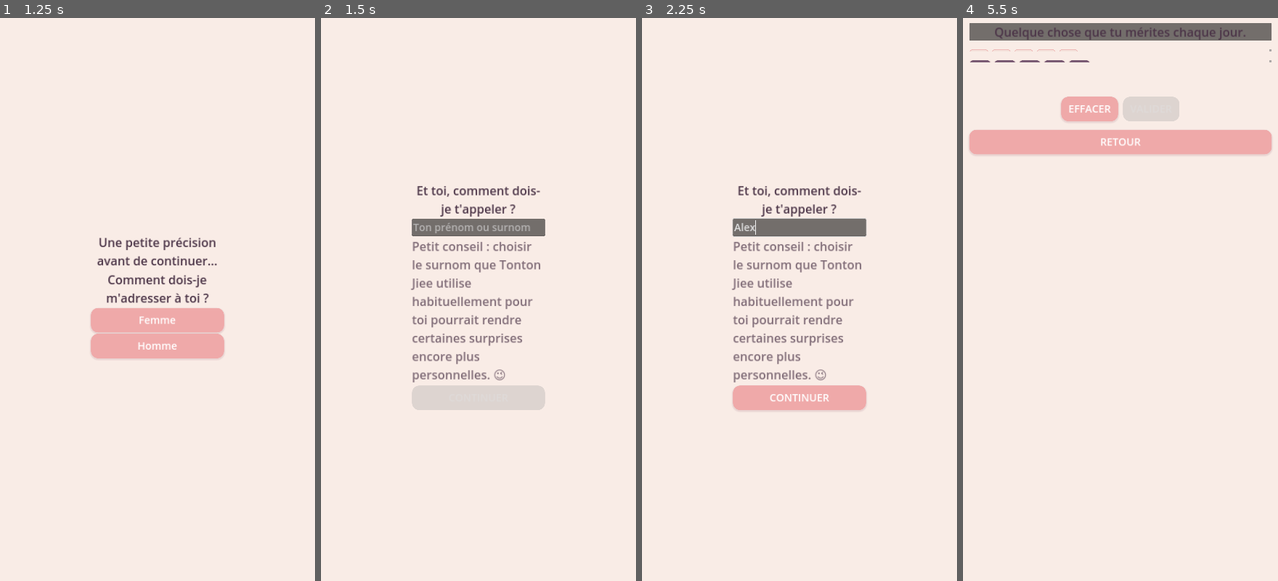
Above: before the commit, frames 1-4 (left to right).
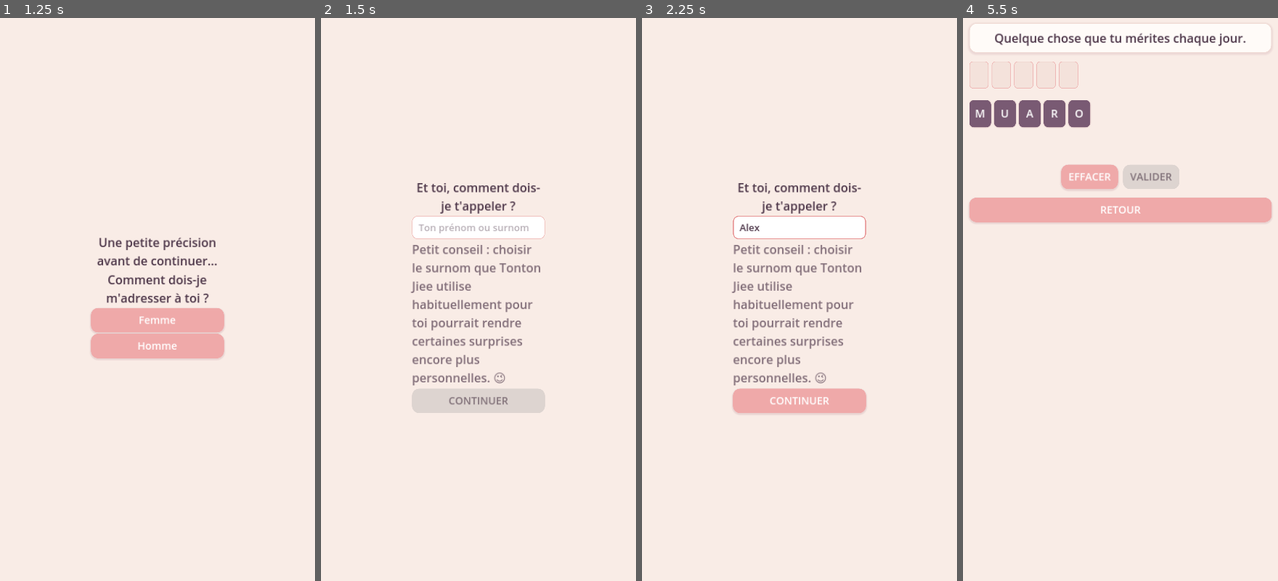
Above: after the commit, the same moments.

Repository: miaex/My-Game
Game: Godot game, scene res://scenes/onboarding/Onboarding.tscn
The game is run twice, just before and just after one commit, with the same random seed, the same clock (stepped at 60 frames per second) and the same inputs.
Inputs (mouse positions are in pixels of both pictures, inside the frame that each line leads up to):
- Up to frame 1 (1.25 s): click "🇫🇷 Français" at 0.5 s
- Up to frame 2 (1.5 s): click "Femme" at 1.25 s
- Up to frame 3 (2.25 s): click (799, 226) at 2.02 s; type "Alex" at 2.1 s
- Up to frame 4 (5.5 s): click "CONTINUER" at 2.75 s; click "COMMENCER" at 3.5 s; click "✨ CONTINUER" at 4.25 s; click "🌹 Relations" at 5 s

Frame 1 is identical in both runs. In frame 2, 5.4% of the frame differs, in the area x 28-72%, y 29-71%; in frame 3, 5.6%; in frame 4, 16%, in the area x 1-99%, y 0-37%.

Commit message:
Fix hint card and text field styling, fix anagram tile sizing bug

Diff:
--- a/assets/theme/default_theme.tres
+++ b/assets/theme/default_theme.tres
@@ -55,80 +55,60 @@
 
 [sub_resource type="StyleBoxFlat" id="CardPanel"]
 bg_color = Color(1, 0.984, 0.973, 1)
-corner_radius_top_left = 28
-corner_radius_top_right = 28
-corner_radius_bottom_right = 28
-corner_radius_bottom_left = 28
-content_margin_left = 20
-content_margin_right = 20
+corner_radius_top_left = 24
+corner_radius_top_right = 24
+corner_radius_bottom_right = 24
+corner_radius_bottom_left = 24
+content_margin_left = 24
+content_margin_right = 24
 content_margin_top = 20
 content_margin_bottom = 20
 shadow_color = Color(0.545, 0.271, 0.361, 0.12)
-shadow_size = 10
-shadow_offset = Vector2(0, 4)
+shadow_size = 8
+shadow_offset = Vector2(0, 3)
 border_width_left = 2
 border_width_top = 2
 border_width_right = 2
 border_width_bottom = 2
 border_color = Color(0.941, 0.859, 0.831, 1)
 
-[sub_resource type="StyleBoxFlat" id="LetterTileNormal"]
-bg_color = Color(0.475, 0.353, 0.451, 1)
-corner_radius_top_left = 16
-corner_radius_top_right = 16
-corner_radius_bottom_right = 16
-corner_radius_bottom_left = 16
-content_margin_left = 18
-content_margin_right = 18
-content_margin_top = 14
-content_margin_bottom = 14
-shadow_color = Color(0.545, 0.271, 0.361, 0.2)
-shadow_size = 5
-shadow_offset = Vector2(0, 3)
-
-[sub_resource type="StyleBoxFlat" id="LetterTileHover"]
-bg_color = Color(0.42, 0.31, 0.4, 1)
-corner_radius_top_left = 16
-corner_radius_top_right = 16
-corner_radius_bottom_right = 16
-corner_radius_bottom_left = 16
-content_margin_left = 18
-content_margin_right = 18
-content_margin_top = 14
-content_margin_bottom = 14
-
-[sub_resource type="StyleBoxFlat" id="AnswerSlotEmpty"]
-bg_color = Color(0.941, 0.859, 0.831, 0.6)
-corner_radius_top_left = 12
-corner_radius_top_right = 12
-corner_radius_bottom_right = 12
-corner_radius_bottom_left = 12
-content_margin_left = 16
-content_margin_right = 16
-content_margin_top = 12
-content_margin_bottom = 12
+[sub_resource type="StyleBoxFlat" id="LineEditNormal"]
+bg_color = Color(1, 1, 1, 1)
+corner_radius_top_left = 18
+corner_radius_top_right = 18
+corner_radius_bottom_right = 18
+corner_radius_bottom_left = 18
+content_margin_left = 22
+content_margin_right = 22
+content_margin_top = 16
+content_margin_bottom = 16
 border_width_left = 2
 border_width_top = 2
 border_width_right = 2
 border_width_bottom = 2
-border_color = Color(0.906, 0.573, 0.573, 0.6)
+border_color = Color(0.906, 0.573, 0.573, 0.5)
 
-[sub_resource type="StyleBoxFlat" id="AnswerSlotFilled"]
-bg_color = Color(0.475, 0.353, 0.451, 1)
-corner_radius_top_left = 12
-corner_radius_top_right = 12
-corner_radius_bottom_right = 12
-corner_radius_bottom_left = 12
-content_margin_left = 16
-content_margin_right = 16
-content_margin_top = 12
-content_margin_bottom = 12
+[sub_resource type="StyleBoxFlat" id="LineEditFocus"]
+bg_color = Color(1, 1, 1, 1)
+corner_radius_top_left = 18
+corner_radius_top_right = 18
+corner_radius_bottom_right = 18
+corner_radius_bottom_left = 18
+content_margin_left = 22
+content_margin_right = 22
+content_margin_top = 16
+content_margin_bottom = 16
+border_width_left = 3
+border_width_top = 3
+border_width_right = 3
+border_width_bottom = 3
+border_color = Color(0.906, 0.573, 0.573, 1)
 
 [resource]
 default_font_size = 40
 Button/font_sizes/font_size = 34
 Label/font_sizes/font_size = 40
-LineEdit/font_sizes/font_size = 34
+LineEdit/font_sizes/font_size = 32
 Button/styles/normal = SubResource("ButtonNormal")
 Button/styles/hover = SubResource("ButtonHover")
 Button/styles/pressed = SubResource("ButtonPressed")
@@ -136,5 +116,11 @@
 Button/colors/font_color = Color(1, 1, 1, 1)
 Button/colors/font_hover_color = Color(1, 1, 1, 1)
 Button/colors/font_pressed_color = Color(1, 1, 1, 1)
+Button/colors/font_disabled_color = Color(0.5, 0.44, 0.47, 1)
 Panel/styles/panel = SubResource("PanelBg")
+PanelContainer/styles/panel = SubResource("CardPanel")
+LineEdit/styles/normal = SubResource("LineEditNormal")
+LineEdit/styles/focus = SubResource("LineEditFocus")
+LineEdit/colors/font_color = Color(0.294, 0.204, 0.278, 1)
+LineEdit/colors/font_placeholder_color = Color(0.294, 0.204, 0.278, 0.4)
 Label/colors/font_color = Color(0.294, 0.204, 0.278, 1)
--- a/scenes/level/Level.tscn
+++ b/scenes/level/Level.tscn
@@ -57,22 +57,27 @@
 
 [node name="HintLabel" type="Label" parent="Margin/AnagramPanel/HintCard"]
 unique_name_in_owner = true
+size_flags_horizontal = 3
 horizontal_alignment = 1
 autowrap_mode = 3
 
 [node name="AnswerScroll" type="ScrollContainer" parent="Margin/AnagramPanel"]
+custom_minimum_size = Vector2(0, 100)
 size_flags_horizontal = 3
 
 [node name="AnswerRow" type="HBoxContainer" parent="Margin/AnagramPanel/AnswerScroll"]
 unique_name_in_owner = true
+custom_minimum_size = Vector2(0, 90)
 alignment = 1
 theme_override_constants/separation = 10
 
 [node name="TilesScroll" type="ScrollContainer" parent="Margin/AnagramPanel"]
+custom_minimum_size = Vector2(0, 100)
 size_flags_horizontal = 3
 
 [node name="TilesRow" type="HBoxContainer" parent="Margin/AnagramPanel/TilesScroll"]
 unique_name_in_owner = true
+custom_minimum_size = Vector2(0, 90)
 alignment = 1
 theme_override_constants/separation = 10
 
Not shown: 1 places in assets/theme/default_theme.tres that only renumber resources
